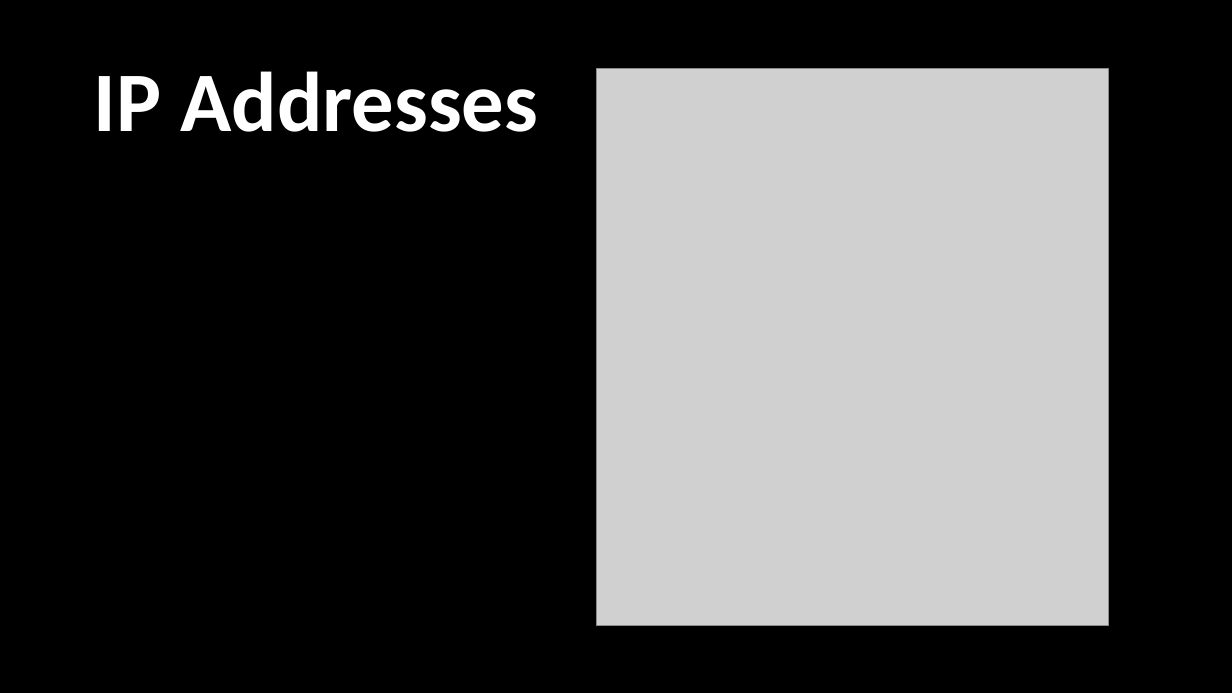
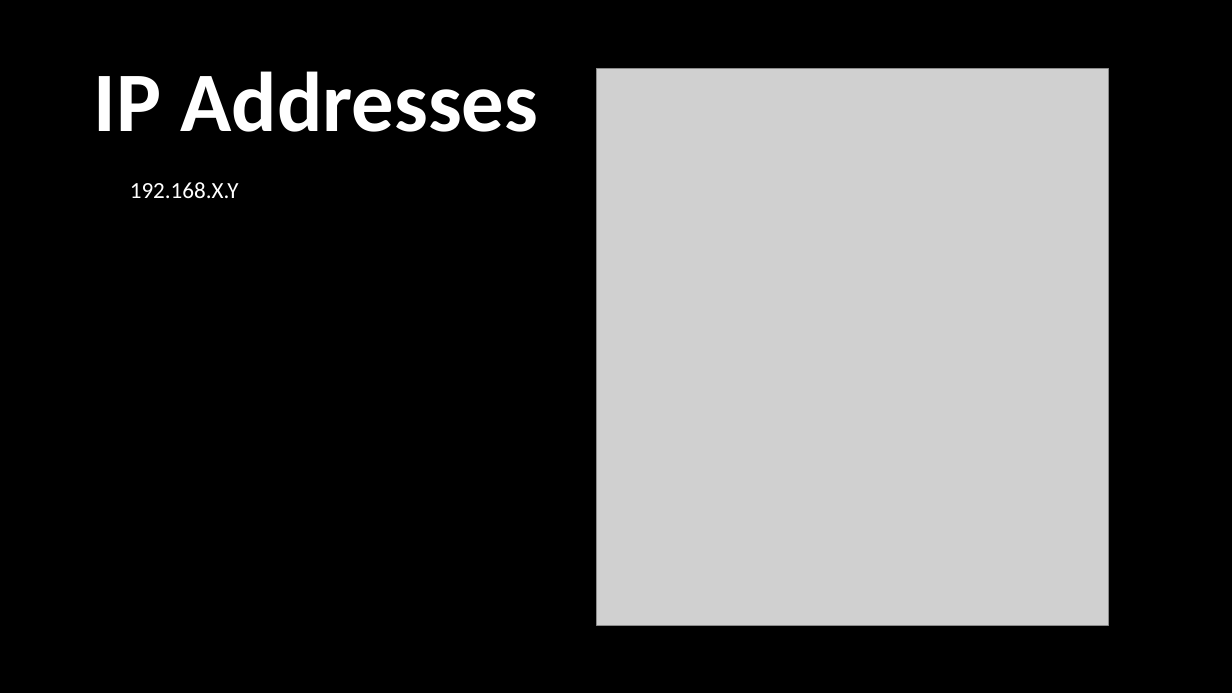
Before and after one commit to SDSMT-CSC464-F15/arm, a slide deck: slide 11 of Documents/ClientPresent3FOREAL.pptx (slide 12 before the commit). Drawn at 1232x693 pixels with LibreOffice and Linux fonts; fonts in the diff are those of the drawing; grey boxes stand for pictures. Boxes give left, top, right and bottom in pixels: in the first picture for what was removed or moved away, otherwise in the second. Text is boxed around its words. In the diff, an @@ line names an element or a change of style, - is before the commit and + after.

```diff
--- a/Documents/ClientPresent3FOREAL.pptx
+++ b/Documents/ClientPresent3FOREAL.pptx
@@ text added at box(130, 182, 239, 198), 18 pt, text #FFFFFF @@
+192.168.X.Y
```
Also in this commit, not shown: 2 other slides changed, 1 slide added, 2 slides removed.
